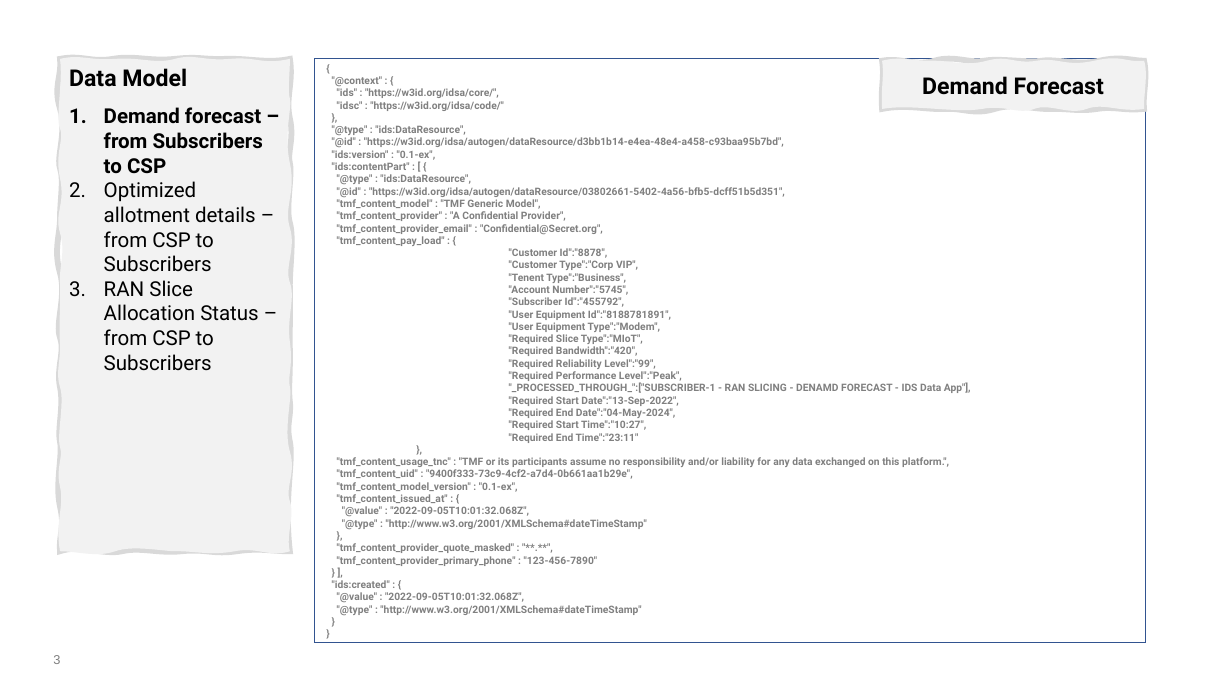
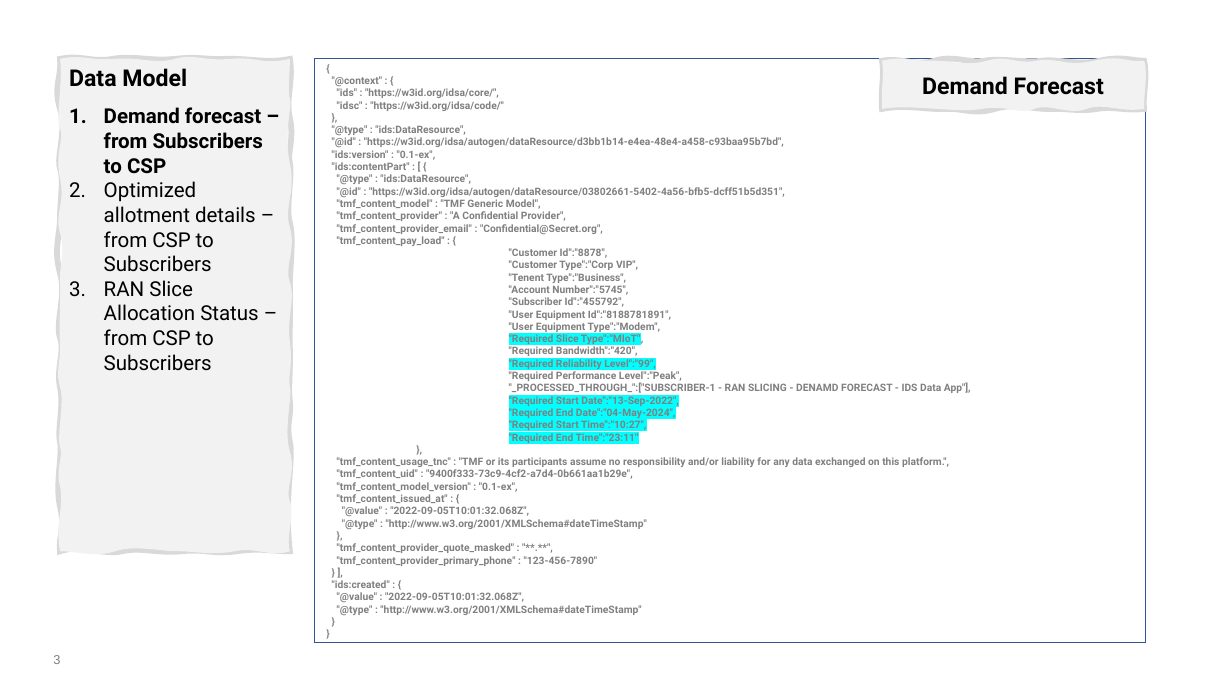
Before and after one commit to ashokkumarta/ran-slice-tmf-ids-doc, a slide deck: slide 3 of tmf-ran_slicing-poc-setup-flow.pptx. Drawn at 1232x693 pixels with LibreOffice and Linux fonts; fonts in the diff are those of the drawing. Boxes give left, top, right and bottom in pixels: in the first picture for what was removed or moved away, otherwise in the second. Text is boxed around its words. In the diff, an @@ line names an element or a change of style, - is before the commit and + after.

```diff
--- a/tmf-ran_slicing-poc-setup-flow.pptx
+++ b/tmf-ran_slicing-poc-setup-flow.pptx
@@ text in rectangle at <box>509,333,679,443</box>: highlight none to #00FFFF in ""Required Slice Type":"MIoT",", ""Required Reliability Level":"99",", ""Required Start Date":"13-Sep-2022",", ""Required End Date":"04-May-2024"," and 2 more places @@
```
Also in this commit, not shown: 2 other slides changed, 1 other file.
